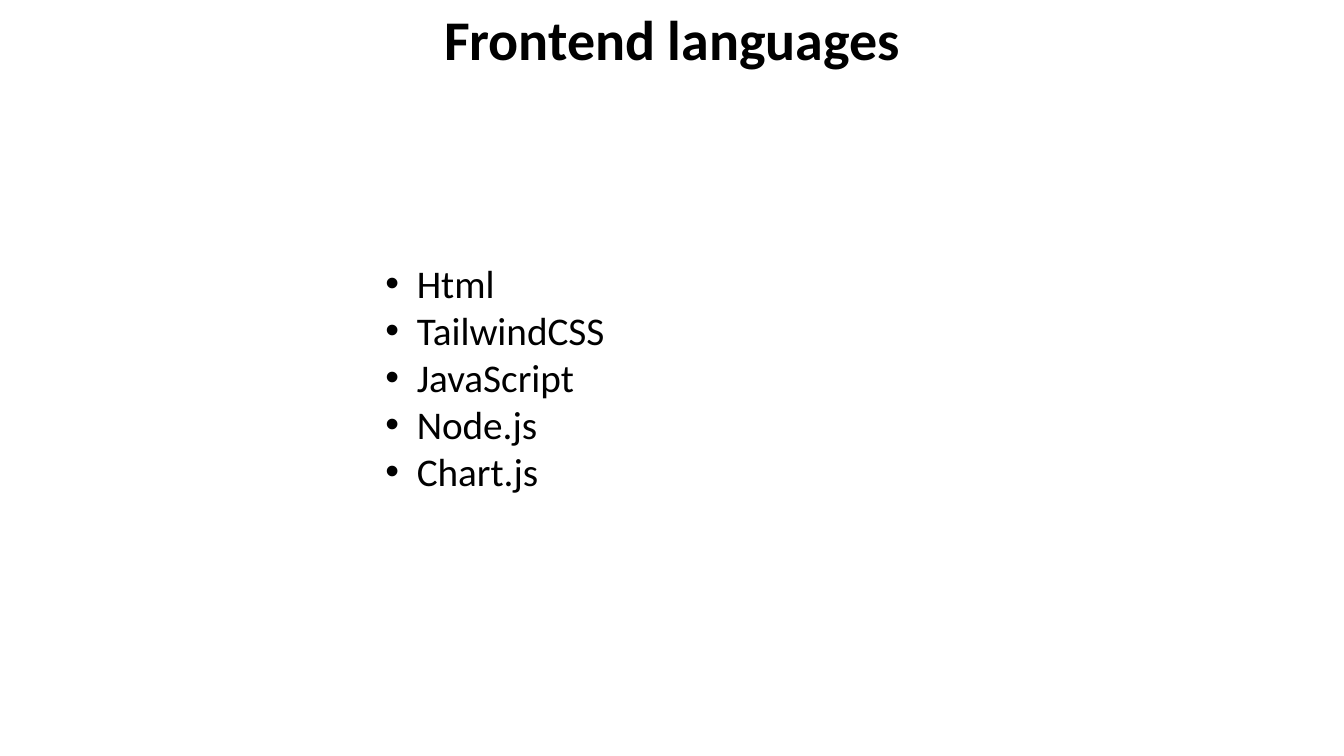
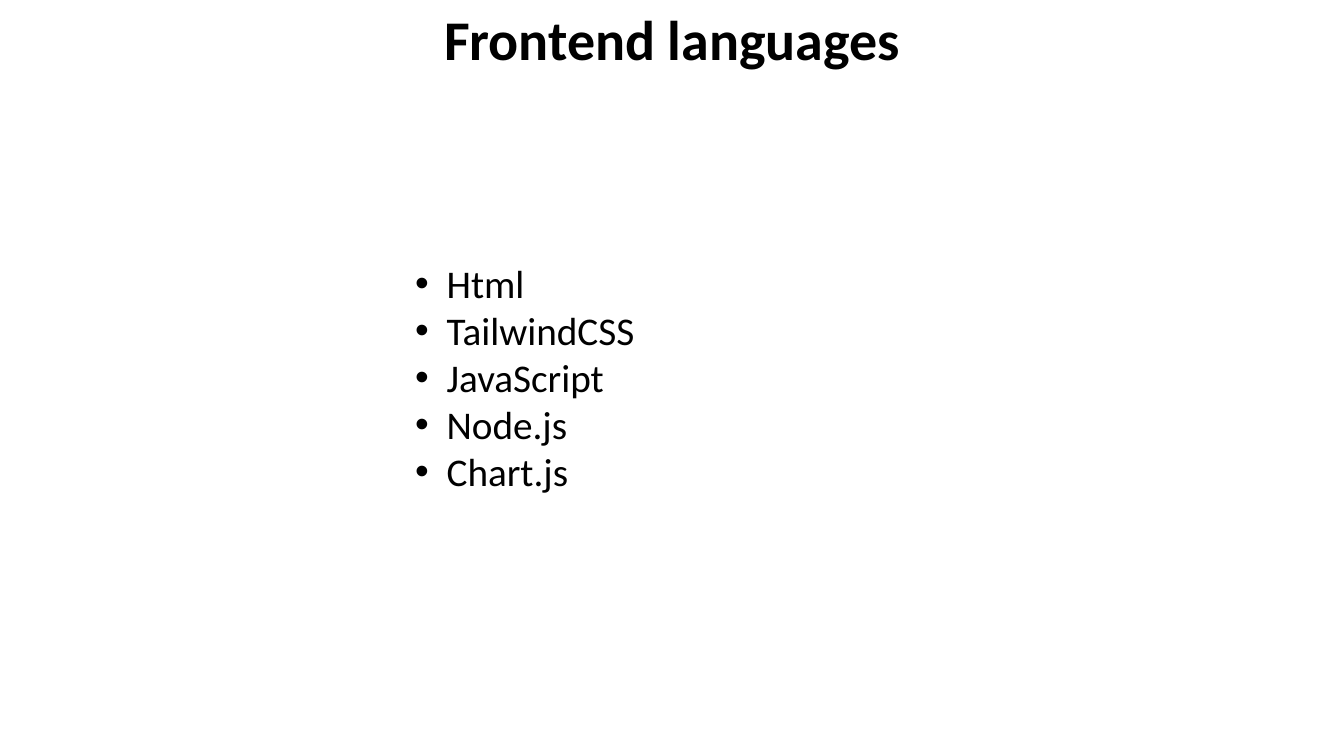
Before and after one commit to baczur-zsolt/serpa, a slide deck: slide 9 of Vizsgaremek.pptx (slide 7 before the commit). Drawn at 1344x756 pixels with LibreOffice and Linux fonts; fonts in the diff are those of the drawing; background and template pictures are left out. Boxes give left, top, right and bottom in pixels: in the first picture for what was removed or moved away, otherwise in the second. Text is boxed around its words. In the diff, an @@ line names an element or a change of style, - is before the commit and + after.

```diff
--- a/Vizsgaremek.pptx
+++ b/Vizsgaremek.pptx
@@ text "Html": place and size @@
-text "Html" at (417,270,605,493)
+text "Html" at (447,270,635,493)
```
Also in this commit, not shown: 6 other slides changed, 3 slides added, 1 slide removed.
